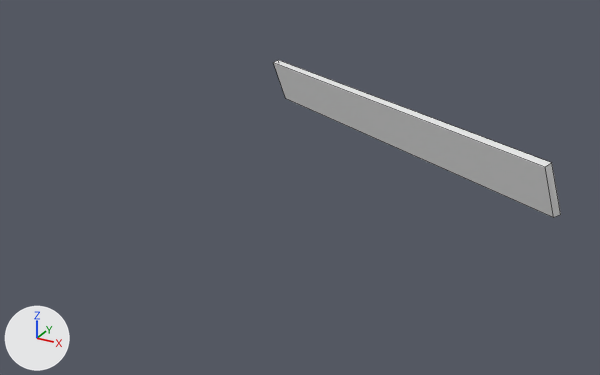
Before and after pictures for a commit that changed the Blender file sandbox.blend.
Both versions are drawn from a 50 mm lens placed at (1.438, -2.622, 1.267), pointed at (0.023, -0.05, -0.018). The lights are fixed; the arrows at lower left show +X, +Y and +Z. The older version comes first. Mesh edges are drawn as thin lines.

The scene before the commit, as lines of its bpy script (objects in view):
```python
me_cube_215 = bpy.data.meshes.new('Cube.215')
me_cube_215.from_pydata(...)  # 8 vertices, 6 faces; spans x -0.89..0.88, y -0.01..0.01, z -0.1..0.1
# before: 0 (-0.89, -0.01, -0.1) at pixel (560, 214), 1 (-0.88, -0.01, 0.1) at pixel (551, 162), 2 (-0.88, 0.01, -0.1) at pixel (553, 217), 3 (-0.88, 0.01, 0.1) at pixel (545, 167), 4 (0.88, -0.01, -0.1)
# before: 5 (0.88, -0.01, 0.1) at pixel (278, 60), 6 (0.88, 0.01, -0.1) at pixel (285, 98), 7 (0.88, 0.01, 0.1) at pixel (273, 62)
ob_beam_0 = bpy.data.objects.new('beam_0', me_cube_215)
ob_beam_0.location = (0.205, 0.377, 0.141)
ob_beam_0.rotation_euler = (-0.318, 0.0384, 2.616)  # degrees (-18, 2.2, 150)
```
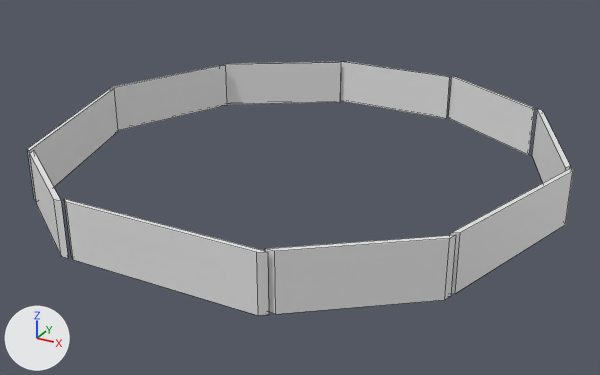
Commit message: beams_polygon con butt joints  funzionanti (miter joint no)

Location of each change, (x1, y1, x2, y2) in pixels of the pictures (600 x 375 px):
'beam_0', reshaped, moved, turned: before (274, 60, 561, 218); after (532, 109, 570, 183)
'beam_7', added: after (64, 199, 269, 315)
'beam_8', added: after (265, 235, 456, 314)
'beam_9', added: after (450, 168, 573, 294)
'beam_4', added: after (110, 65, 227, 131)
'beam_3', added: after (224, 62, 341, 104)
'beam_2', added: after (340, 62, 450, 119)
'beam_5', added: after (27, 89, 118, 202)
'beam_1', added: after (448, 77, 534, 155)
'beam_6', added: after (30, 150, 68, 258)
part 1 of me_cube_215, deleted: before (274, 60, 561, 218)
part 2 of me_cube_215, added: after (532, 109, 570, 183)

Diff of the bpy script that builds the scene:
```diff
--- a/sandbox.blend.py
+++ b/sandbox.blend.py
@@ me_cube_215 @@
 # used by ob_beam_0; location = (0.205, 0.377, 0.141); rotation_euler = (-0.318, 0.0384, 2.616), in degrees (-18, 2.2, 150)
 # verts and faces of me_cube_215; kept vertices keep their numbers, new ones are numbered from 8
-me_cube_215.from_pydata(...)  # 8 vertices, 6 faces; spans x -0.89..0.88, y -0.01..0.01, z -0.1..0.1
+me_cube_215.from_pydata(...)  # 8 vertices, 6 faces; spans x -0.13..0.12, y -0.29..0.3, z -0.1..0.1
+# me_cube_215 part 1
+delete_vertices([*range(0, 8)])  # with the faces that use them
+# me_cube_215 part 2
+verts[8] = (0.12, -0.26, -0.1)
+verts[9] = (-0.11, 0.28, -0.1)
+verts[10] = (0.11, -0.29, -0.1)
+verts[11] = (-0.13, 0.3, -0.1)  # pixel (531, 154)
+for new, old in zip([*range(12, 16)], [*range(8, 12)]): verts[new] = verts[old] + (0.0, 0.0, 0.2)
+faces += [(8, 9, 13, 12), (10, 14, 15, 11), (8, 10, 11, 9), (12, 13, 15, 14), (8, 12, 14, 10), (9, 11, 15, 13)]
@@ me_beam_9_009 @@
+me_beam_9_009.from_pydata([(-0.082, -0.315, -0.1), (0.098, 0.304, -0.1), (0.098, 0.304, 0.1), (-0.082, -0.315, 0.1), (-0.106, -0.334, -0.1), (-0.106, -0.334, 0.1), (0.087, 0.332, 0.1), (0.087, 0.332, -0.1)], [], [(0, 1, 2, 3), (4, 5, 6, 7), (0, 4, 7, 1), (2, 6, 5, 3), (0, 3, 5, 4), (1, 7, 6, 2)])
@@ me_beam_8_013 @@
+me_beam_8_013.from_pydata([(-0.189, -0.157, -0.1), (0.202, 0.144, -0.1), (0.202, 0.144, 0.1), (-0.189, -0.157, 0.1), (-0.219, -0.157, -0.1), (-0.219, -0.157, 0.1), (0.21, 0.173, 0.1), (0.21, 0.173, -0.1)], [], [(0, 1, 2, 3), (4, 5, 6, 7), (0, 4, 7, 1), (2, 6, 5, 3), (0, 3, 5, 4), (1, 7, 6, 2)])
@@ me_beam_7_024 @@
+me_beam_7_024.from_pydata([(-0.343, -0.011, -0.1), (0.339, -0.007, -0.1), (0.339, -0.007, 0.1), (-0.343, -0.011, 0.1), (-0.368, 0.006, -0.1), (-0.368, 0.006, 0.1), (0.362, 0.011, 0.1), (0.362, 0.011, -0.1)], [], [(0, 1, 2, 3), (4, 5, 6, 7), (0, 4, 7, 1), (2, 6, 5, 3), (0, 3, 5, 4), (1, 7, 6, 2)])
@@ me_beam_6_031 @@
+me_beam_6_031.from_pydata([(-0.182, 0.117, -0.1), (0.173, -0.133, -0.1), (0.173, -0.133, 0.1), (-0.182, 0.117, 0.1), (-0.191, 0.146, -0.1), (-0.191, 0.146, 0.1), (0.203, -0.133, 0.1), (0.203, -0.133, -0.1)], [], [(0, 1, 2, 3), (4, 5, 6, 7), (0, 4, 7, 1), (2, 6, 5, 3), (0, 3, 5, 4), (1, 7, 6, 2)])
@@ me_beam_5_040 @@
+me_beam_5_040.from_pydata([(-0.12, 0.34, -0.1), (0.105, -0.355, -0.1), (0.105, -0.355, 0.1), (-0.12, 0.34, 0.1), (-0.109, 0.368, -0.1), (-0.109, 0.368, 0.1), (0.13, -0.373, 0.1), (0.13, -0.373, -0.1)], [], [(0, 1, 2, 3), (4, 5, 6, 7), (0, 4, 7, 1), (2, 6, 5, 3), (0, 3, 5, 4), (1, 7, 6, 2)])
@@ me_beam_4_050 @@
+me_beam_4_050.from_pydata([(0.103, 0.269, -0.1), (-0.116, -0.251, -0.1), (-0.116, -0.251, 0.1), (0.103, 0.269, 0.1), (0.129, 0.285, -0.1), (0.129, 0.285, 0.1), (-0.106, -0.279, 0.1), (-0.106, -0.279, -0.1)], [], [(0, 1, 2, 3), (4, 5, 6, 7), (0, 4, 7, 1), (2, 6, 5, 3), (0, 3, 5, 4), (1, 7, 6, 2)])
@@ me_beam_3_064 @@
+me_beam_3_064.from_pydata([(0.216, 0.148, -0.1), (-0.222, -0.131, -0.1), (-0.222, -0.131, 0.1), (0.216, 0.148, 0.1), (0.246, 0.147, -0.1), (0.246, 0.147, 0.1), (-0.234, -0.159, 0.1), (-0.234, -0.159, -0.1)], [], [(0, 1, 2, 3), (4, 5, 6, 7), (0, 4, 7, 1), (2, 6, 5, 3), (0, 3, 5, 4), (1, 7, 6, 2)])
@@ me_beam_2_101 @@
+me_beam_2_101.from_pydata([(0.254, 0.006, -0.1), (-0.252, 0.01, -0.1), (-0.252, 0.01, 0.1), (0.254, 0.006, 0.1), (0.279, -0.01, -0.1), (0.279, -0.01, 0.1), (-0.277, -0.006, 0.1), (-0.277, -0.006, -0.1)], [], [(0, 1, 2, 3), (4, 5, 6, 7), (0, 4, 7, 1), (2, 6, 5, 3), (0, 3, 5, 4), (1, 7, 6, 2)])
@@ me_beam_1_101 @@
+me_beam_1_101.from_pydata([(0.211, -0.125, -0.1), (-0.206, 0.142, -0.1), (-0.206, 0.142, 0.1), (0.211, -0.125, 0.1), (0.222, -0.153, -0.1), (0.222, -0.153, 0.1), (-0.236, 0.142, 0.1), (-0.236, 0.142, -0.1)], [], [(0, 1, 2, 3), (4, 5, 6, 7), (0, 4, 7, 1), (2, 6, 5, 3), (0, 3, 5, 4), (1, 7, 6, 2)])
@@ ob_beam_0 @@
 ob_beam_0 = bpy.data.objects.new('beam_0', me_cube_215)
-ob_beam_0.location = (0.205, 0.377, 0.141)
-ob_beam_0.rotation_euler = (-0.318, 0.0384, 2.616)  # degrees (-18, 2.2, 150)
+ob_beam_0.location = (0.858, 0.38, 0.1)
@@ ob_beam_9 @@
+ob_beam_9 = bpy.data.objects.new('beam_9', me_beam_9_009)
+ob_beam_9.location = (0.899, -0.232, 0.1)
@@ ob_beam_8 @@
+ob_beam_8 = bpy.data.objects.new('beam_8', me_beam_8_013)
+ob_beam_8.location = (0.601, -0.741, 0.1)
@@ ob_beam_7 @@
+ob_beam_7 = bpy.data.objects.new('beam_7', me_beam_7_024)
+ob_beam_7.location = (0.034, -0.921, 0.1)
@@ ob_beam_6 @@
+ob_beam_6 = bpy.data.objects.new('beam_6', me_beam_6_031)
+ob_beam_6.location = (-0.534, -0.8, 0.1)
@@ ob_beam_5 @@
+ob_beam_5 = bpy.data.objects.new('beam_5', me_beam_5_040)
+ob_beam_5.location = (-0.862, -0.298, 0.1)
@@ ob_beam_4 @@
+ob_beam_4 = bpy.data.objects.new('beam_4', me_beam_4_050)
+ob_beam_4.location = (-0.881, 0.336, 0.1)
@@ ob_beam_3 @@
+ob_beam_3 = bpy.data.objects.new('beam_3', me_beam_3_064)
+ob_beam_3.location = (-0.535, 0.785, 0.1)
@@ ob_beam_2 @@
+ob_beam_2 = bpy.data.objects.new('beam_2', me_beam_2_101)
+ob_beam_2.location = (-0.021, 0.952, 0.1)
@@ ob_beam_1 @@
+ob_beam_1 = bpy.data.objects.new('beam_1', me_beam_1_101)
+ob_beam_1.location = (0.495, 0.815, 0.1)
```
